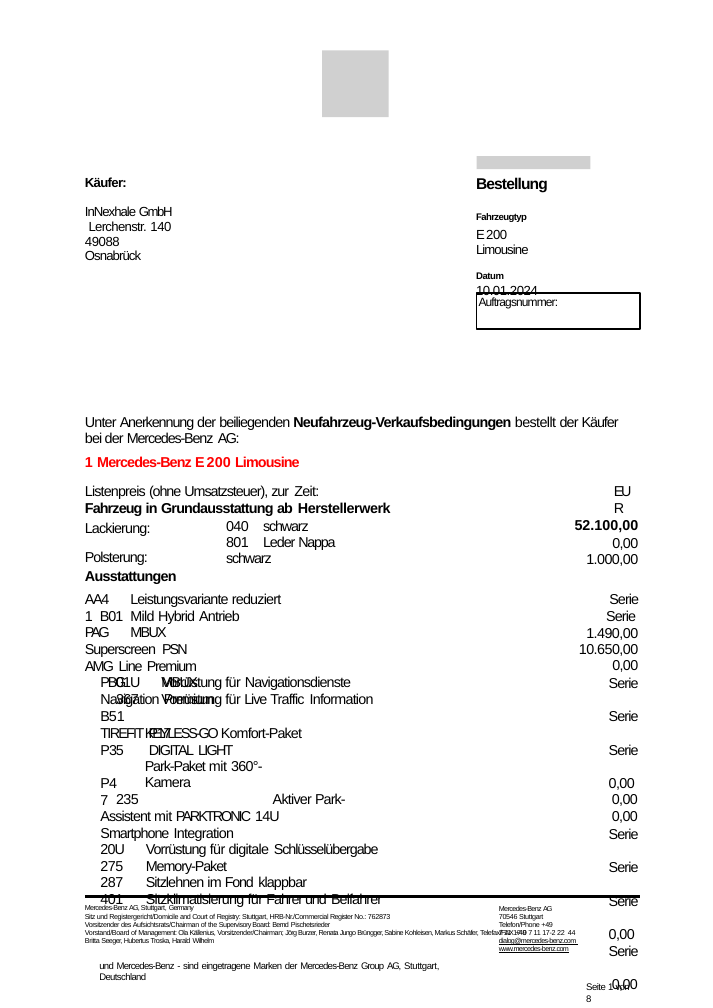
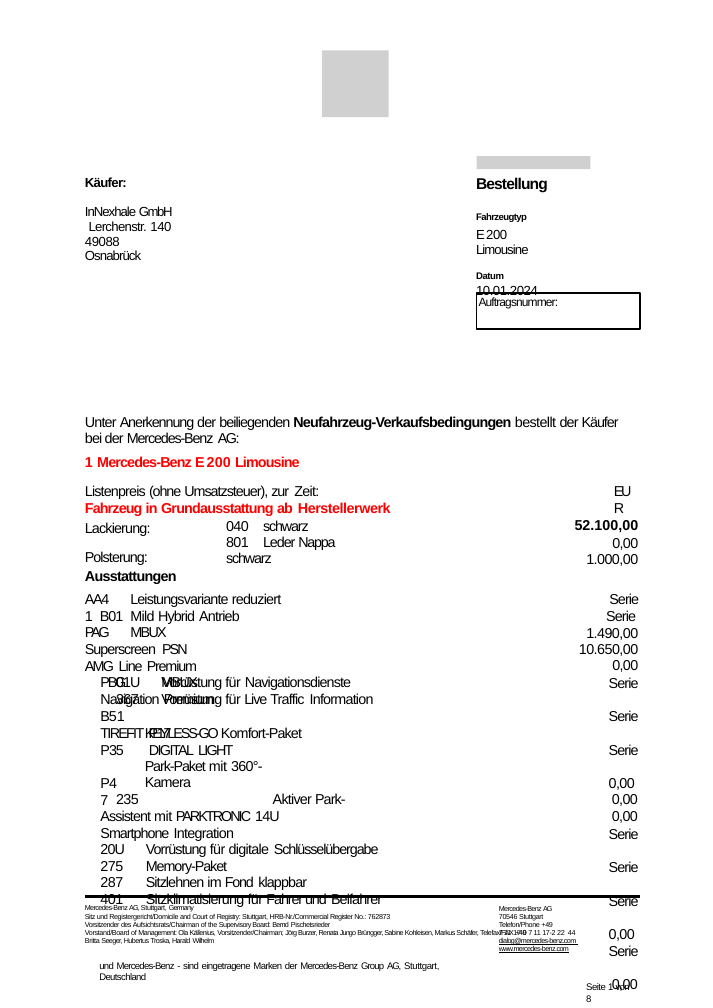
Before and after one commit to wibikimo/First_Public_Test, a slide deck: slide 1 of leere_ppt.pptx. Drawn at 713x1008 pixels with LibreOffice and Linux fonts; fonts in the diff are those of the drawing; grey boxes stand for pictures; background and template pictures are left out. Boxes give left, top, right and bottom in pixels: in the first picture for what was removed or moved away, otherwise in the second. Text is boxed around its words. In the diff, an @@ line names an element or a change of style, - is before the commit and + after.

```diff
--- a/leere_ppt.pptx
+++ b/leere_ppt.pptx
@@ text at (85, 502, 391, 516): text colour #000000 to #FF0000 in "Fahrzeug in Grundausstattung ab Herstellerwerk" @@
```
